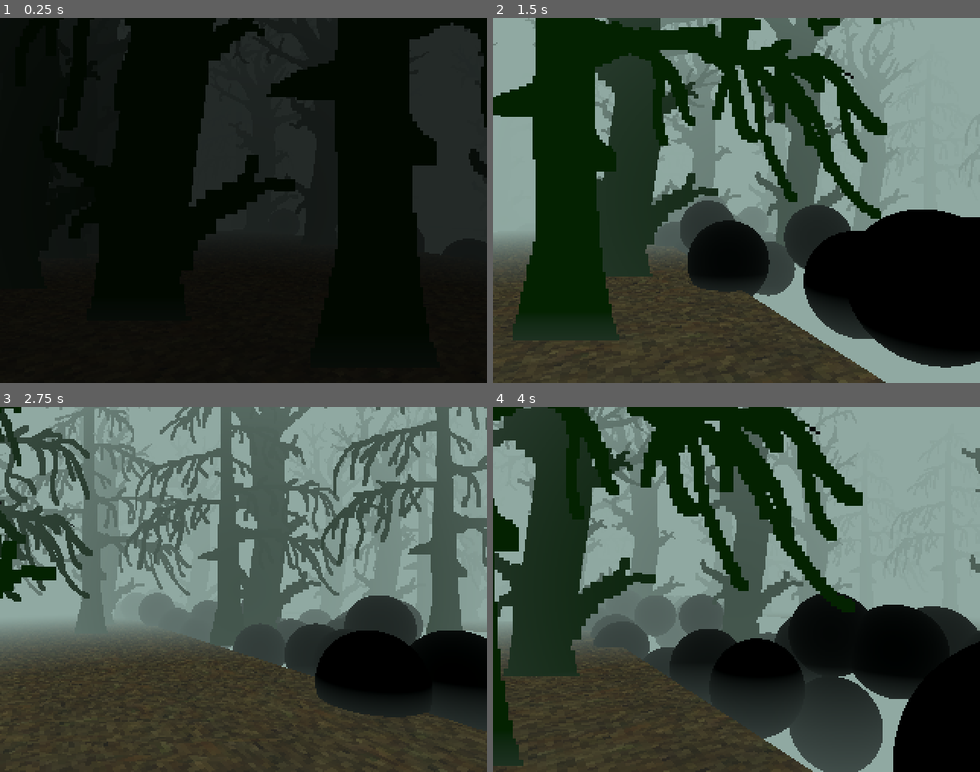
Above: before the commit, frames 1-4 (two rows, left to right).
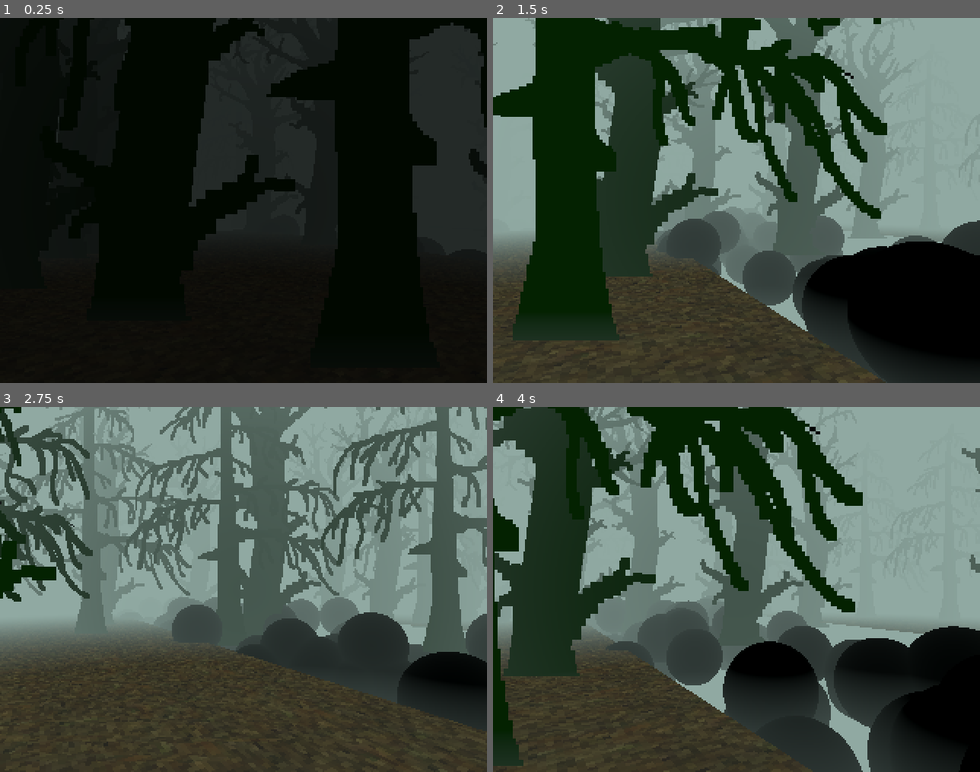
Above: after the commit, the same moments.

Repository: cat-in-the-dark/igrovoe-varenie-5--les
Game: Godot game, scene res://scenes/levels/river/lvl_river.tscn
Two runs of this game, one before a commit and one after it. Both use one fixed random seed, a clock stepped at 60 frames per second and the inputs below. This scene is started directly instead of the project's main scene.
Inputs:
- Up to frame 1 (0.25 s): no input
- Up to frame 2 (1.5 s): hold D (move_right) 0.53-1.28 s; tap Down (camera_down) at 0.6 s; hold S (move_back) from 1.28 s (still down); tap Left (camera_left) at 1.35 s
- Up to frame 3 (2.75 s): release S (move_back) at 2.03 s; hold D (move_right) from 2.03 s (still down); tap Right (camera_right) at 2.1 s
- Up to frame 4 (4 s): release D (move_right) at 2.78 s; hold W (move_forward) 2.78-3.53 s; tap Up (camera_up) at 2.85 s; hold A (move_left) from 3.53 s (still down); tap Down (camera_down) at 3.6 s

The runs differ from the first frame. In frame 2, 11% of the frame differs, in the area x 33-100%, y 48-100%; in frame 3, 8.1%; in frame 4, 11%, in the area x 19-100%, y 50-100%.

Commit message:
improve bridge

Diff:
--- a/scenes/main/bridge/bridge.tscn
+++ b/scenes/main/bridge/bridge.tscn
@@ -1,8 +1,9 @@
-[gd_scene load_steps=8 format=3 uid="uid://bow68u6me8csx"]
+[gd_scene load_steps=10 format=3 uid="uid://bow68u6me8csx"]
 
 [ext_resource type="Script" uid="uid://cch66bpueagek" path="res://scenes/main/bridge/bridge.gd" id="1_ahfi1"]
 [ext_resource type="Material" uid="uid://dprgij1lwg352" path="res://resources/stones/stones.tres" id="1_axhm2"]
 [ext_resource type="AudioStream" uid="uid://but8gprj7qd2h" path="res://resources/audio/arfa.ogg" id="2_ahfi1"]
+[ext_resource type="Script" uid="uid://i6hvkbcmbgtt" path="res://scripts/killzone.gd" id="4_7mv6n"]
 
 [sub_resource type="CylinderMesh" id="CylinderMesh_a8ohi"]
 material = ExtResource("1_axhm2")
@@ -17,6 +18,9 @@
 
 [sub_resource type="BoxShape3D" id="BoxShape3D_r1voa"]
 size = Vector3(2, 2, 1)
+
+[sub_resource type="BoxShape3D" id="BoxShape3D_ahfi1"]
+size = Vector3(1, 4, 6)
 
 [node name="bridge" type="Node3D"]
 script = ExtResource("1_ahfi1")
@@ -47,4 +51,22 @@
 autoplay = true
 panning_strength = 2.0
 
+[node name="Killzone" type="Area3D" parent="."]
+transform = Transform3D(1, 0, 0, 0, 1, 0, 0, 0, 1, -2, 0, 0)
+script = ExtResource("4_7mv6n")
+
+[node name="CollisionShape3D" type="CollisionShape3D" parent="Killzone"]
+transform = Transform3D(1, 0, 0, 0, 1, 0, 0, 0, 1, 0, 0.9411621, -0.014129639)
+shape = SubResource("BoxShape3D_ahfi1")
+
+[node name="Killzone2" type="Area3D" parent="."]
+transform = Transform3D(1, 0, 0, 0, 1, 0, 0, 0, 1, 2, 0, 0)
+script = ExtResource("4_7mv6n")
+
+[node name="CollisionShape3D" type="CollisionShape3D" parent="Killzone2"]
+transform = Transform3D(1, 0, 0, 0, 1, 0, 0, 0, 1, 0, 0.9411621, -0.014129639)
+shape = SubResource("BoxShape3D_ahfi1")
+
 [connection signal="body_entered" from="target" to="." method="_on_target_body_entered"]
+[connection signal="body_entered" from="Killzone" to="Killzone" method="_on_body_entered"]
+[connection signal="body_entered" from="Killzone2" to="Killzone2" method="_on_body_entered"]
--- a/scenes/main/forest/river.tscn
+++ b/scenes/main/forest/river.tscn
@@ -35,40 +35,41 @@
 shape = SubResource("BoxShape3D_bjnnk")
 
 [node name="particles" type="Node3D" parent="river"]
+transform = Transform3D(1, 0, 0, 0, 1, 0, 0, 0, 1, 0, -0.2, 0)
 
 [node name="Particles1" type="GPUParticles3D" parent="river/particles"]
 transform = Transform3D(1, 0, 0, 0, 1, 0, 0, 0, 1, 2, 0, 0)
-amount = 16
+amount = 24
 process_material = ExtResource("2_yduvh")
 draw_pass_1 = SubResource("SphereMesh_r1voa")
 
 [node name="Particles2" type="GPUParticles3D" parent="river/particles"]
 transform = Transform3D(1, 0, 0, 0, 1, 0, 0, 0, 1, 6, 0, 0)
-amount = 16
+amount = 24
 process_material = ExtResource("2_yduvh")
 draw_pass_1 = SubResource("SphereMesh_r1voa")
 
 [node name="Particles3" type="GPUParticles3D" parent="river/particles"]
 transform = Transform3D(1, 0, 0, 0, 1, 0, 0, 0, 1, 10, 0, 0)
-amount = 16
+amount = 24
 process_material = ExtResource("2_yduvh")
 draw_pass_1 = SubResource("SphereMesh_r1voa")
 
 [node name="Particles4" type="GPUParticles3D" parent="river/particles"]
 transform = Transform3D(1, 0, 0, 0, 1, 0, 0, 0, 1, 14, 0, 0)
-amount = 16
+amount = 24
 process_material = ExtResource("2_yduvh")
 draw_pass_1 = SubResource("SphereMesh_r1voa")
 
 [node name="Particles5" type="GPUParticles3D" parent="river/particles"]
 transform = Transform3D(1, 0, 0, 0, 1, 0, 0, 0, 1, 19, 0, 0)
-amount = 16
+amount = 24
 process_material = ExtResource("2_yduvh")
 draw_pass_1 = SubResource("SphereMesh_r1voa")
 
 [node name="Particles6" type="GPUParticles3D" parent="river/particles"]
 transform = Transform3D(1, 0, 0, 0, 1, 0, 0, 0, 1, 22, 0, 0)
-amount = 16
+amount = 24
 process_material = ExtResource("2_yduvh")
 draw_pass_1 = SubResource("SphereMesh_r1voa")
 
